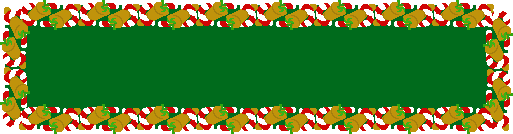
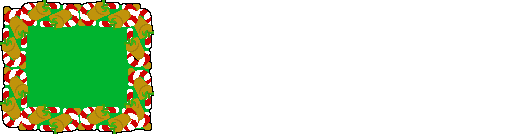
Layers edited between the first and the second w=513, h=134 image:
added layer "Layer 11 copy 10" above "Layer 1 copy 5" over box(0, 0, 154, 134)
added layer "Layer 1 copy 5" above "Layer 1 copy 4" over box(5, 5, 149, 129)
added layer "Layer 2" above "Layer 11 copy 9" over box(0, 0, 154, 134)
hid "Layer 11 copy 9" over box(0, 0, 513, 134)
hid "Layer 1" over box(5, 4, 510, 130)
